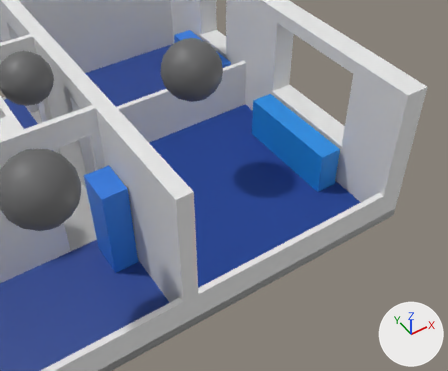
One commit to the Blender file 3d_models/home.blend: the scene before it, then after it.
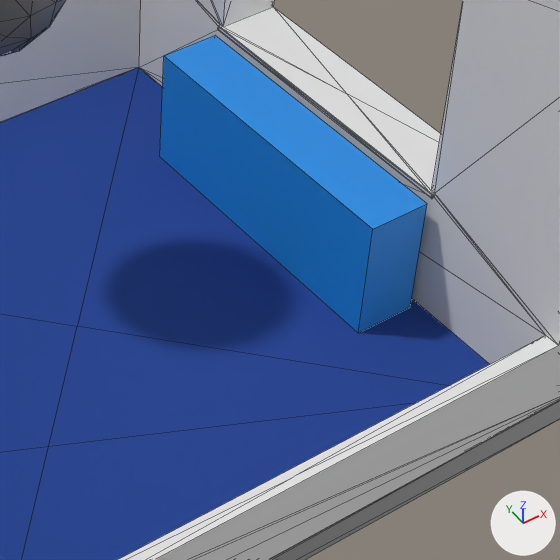
There are two pictures of each version: one from a 50 mm camera at (-0.42, -8.18, 7.63) aimed at (3.53, -2.27, 1.0), one close up on the part from 44% to 86% of the width and 22% to 72% of the height. Arrows for +X, +Y and +Z are at lower right; the lights stay in place. The close-ups show mesh edges as thin lines.

The first close-up shows 'Ground.001', 'Office Bulb', 'Office Heater', 'Office_floor', 'Rooms'.
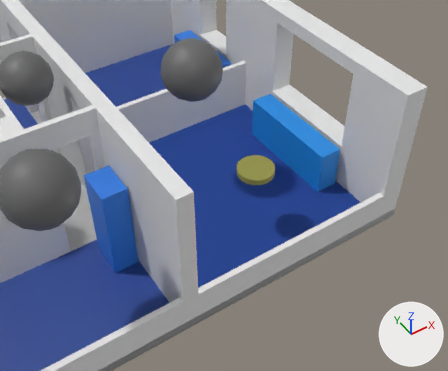
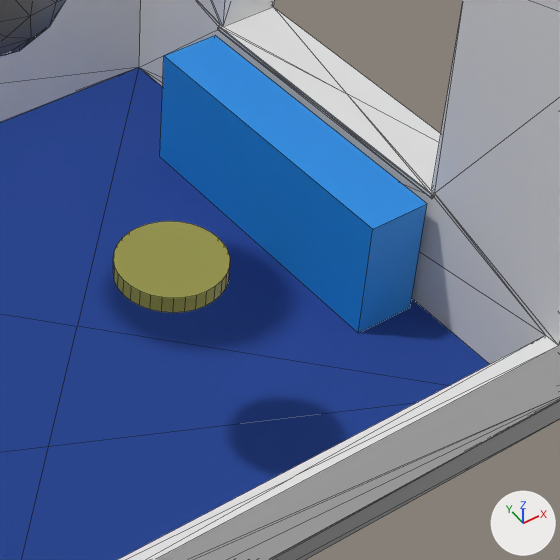
Changed parts and their boxes [x1, y1, x2, y2] in the close-ups (560 x 560 px):
'BatteryTag', added (yellow): after [113, 221, 230, 313]

The change, as a diff of the scene's bpy script:
```diff
--- a/3d_models/home.blend.py
+++ b/3d_models/home.blend.py
@@ mat_uwb_tag_mesh_material @@
+mat_uwb_tag_mesh_material = principled_material('UWB Tag Mesh Material')
+mat_uwb_tag_mesh_material.base_color = (0.293, 0.29, 0.0594)  # yellow #939345
@@ me_cylinder @@
+me_cylinder.from_pydata(...)  # a 32-sided cylinder along z spanning x -0.3..0.3, y -0.3..0.3, z -0.05..0.05
+me_cylinder.materials.append(mat_uwb_tag_mesh_material)  # yellow #939345
@@ ob_batterytag @@
+ob_batterytag = bpy.data.objects.new('BatteryTag', me_cylinder)
+ob_batterytag.location = (4.03, -2.406, 1.18)
```
